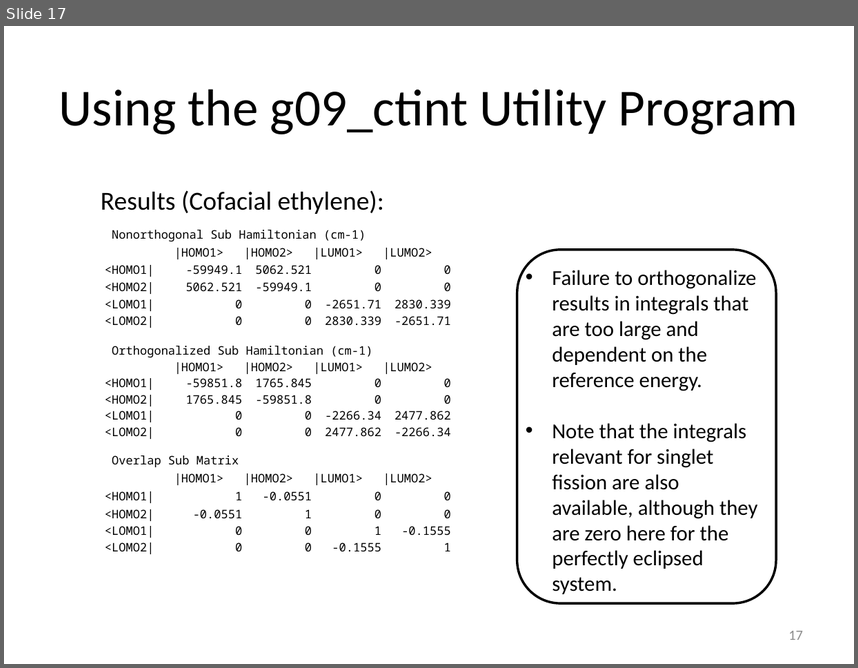
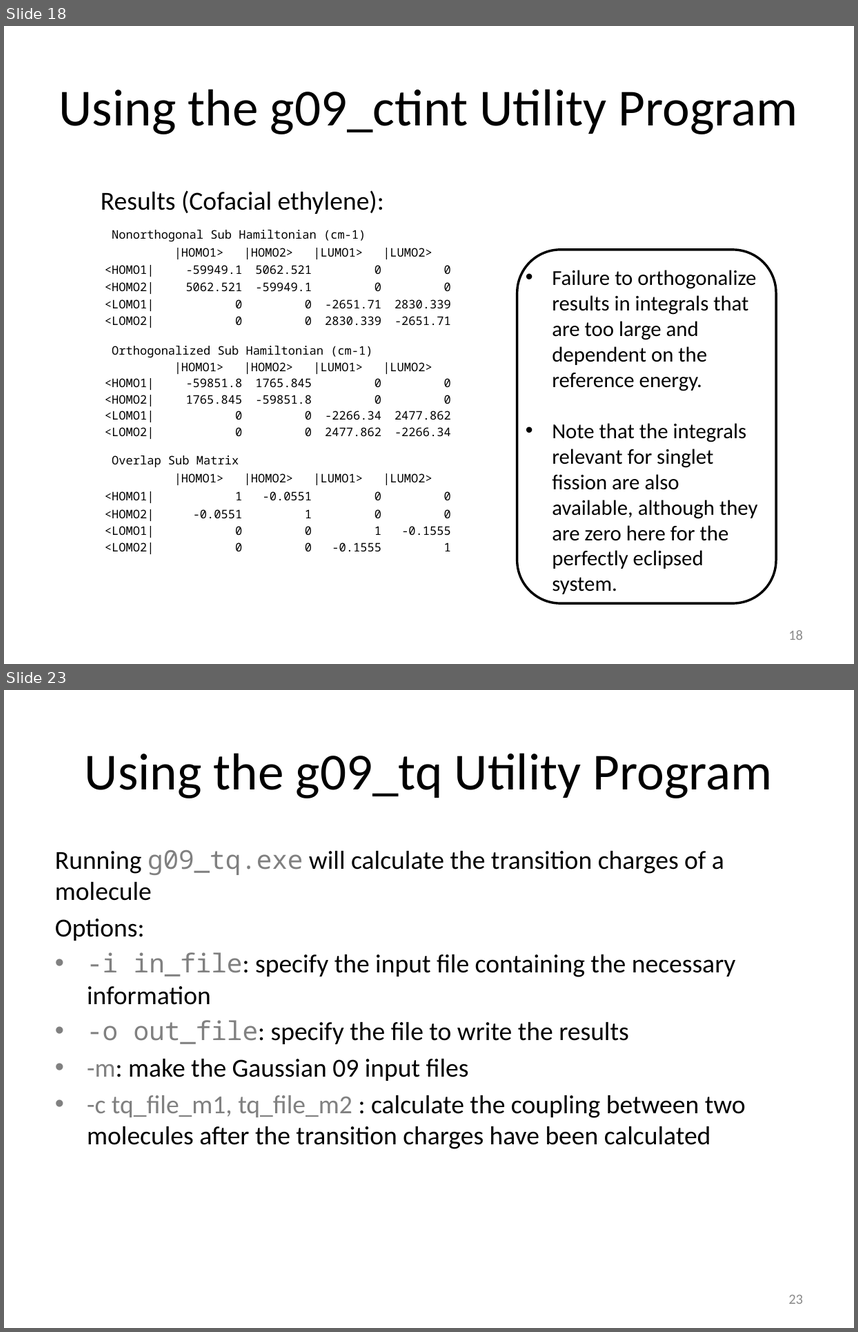
Before and after one commit to nicholashestand/exciton_para, a slide deck: CalculationPresentation.pptx. Shown one above the other, each under a label of ours: slide 17 before the commit, slides 18 and 23 after it; the slides between them are not shown. The pictures are 858x668 and 858x1332 pixels, drawn with LibreOffice and Linux fonts; fonts in the diff are those of the drawing. Boxes give left, top, right and bottom in pixels: in the first picture for what was removed or moved away, otherwise in the second. Text is boxed around its words. In the diff, an @@ line names an element or a change of style, - is before the commit and + after.

```diff
--- a/CalculationPresentation.pptx
+++ b/CalculationPresentation.pptx
@@ slide 23 added at (x1=4, y1=690, x2=854, y2=1328), background #FFFFFF @@
@@ title added at (x1=85, y1=753, x2=773, y2=798), 44 pt, text #000000 @@
+Using the g09_tq Utility Program
@@ text added at (x1=55, y1=850, x2=746, y2=1149), 22 pt, text #000000 @@
+Running g09_tq.exe will calculate the transition charges of a molecule
+Options:
+• -i in_file: specify the input file containing the necessary information
+• -o out_file: specify the file to write the results
+• -m: make the Gaussian 09 input files
+• -c tq_file_m1, tq_file_m2 : calculate the coupling between two molecules after the transition charges have been calculated
@@ page number added at (x1=789, y1=1294, x2=803, y2=1303), 12 pt, text #8C8C8C @@
+23
@@ what was slide 17 is now slide 18 @@
@@ page number at (x1=789, y1=630, x2=803, y2=639): text changed @@
-17
+18
```
Also in this commit, not shown: 2 slides changed, 8 other slides added.
